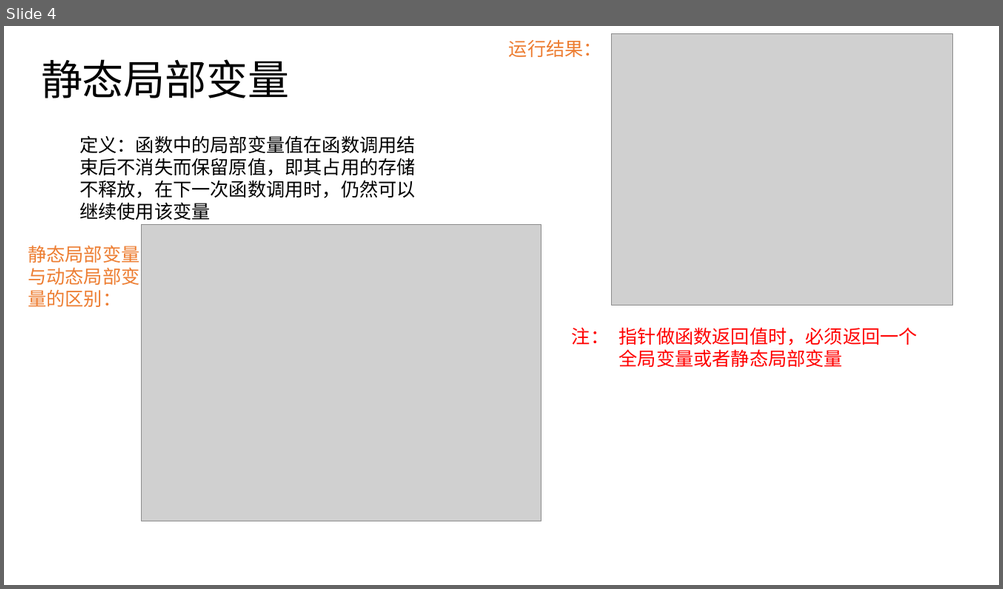
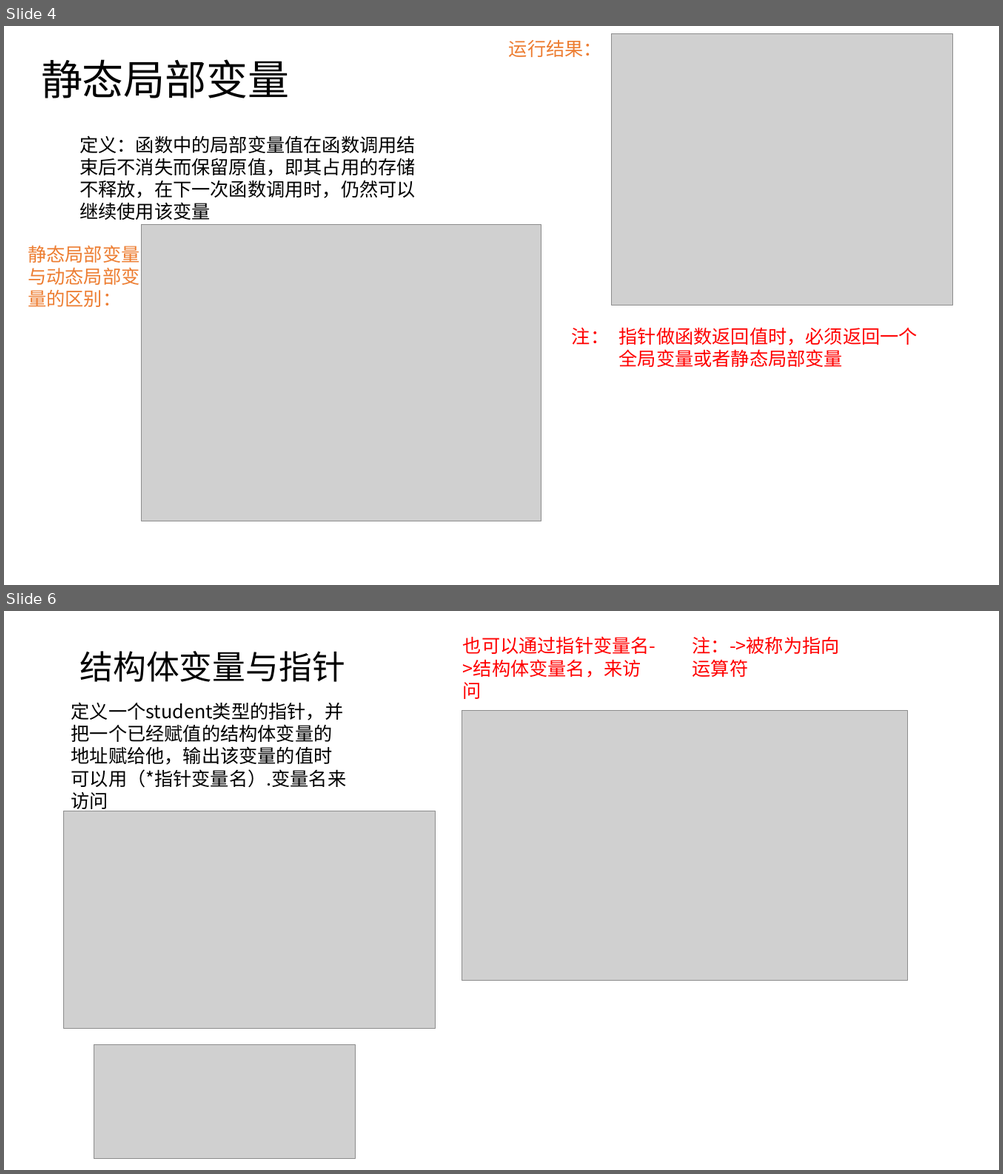
Before and after one commit to SSPUlearningteam1/ClanguagelearningPPT, a slide deck: 20181019-20181026-张雁君.pptx. Shown one above the other, each under a label of ours: slide 4 before the commit, slides 4 and 6 after it; the slides between them are not shown. The pictures are 1003x589 and 1003x1174 pixels, drawn with LibreOffice and Linux fonts; fonts in the diff are those of the drawing; grey boxes stand for pictures. Boxes give left, top, right and bottom in pixels: in the first picture for what was removed or moved away, otherwise in the second. Text is boxed around its words. In the diff, an @@ line names an element or a change of style, - is before the commit and + after.

```diff
--- a/20181019-20181026-张雁君.pptx
+++ b/20181019-20181026-张雁君.pptx
@@ slide 6 added at [4,611,999,1170], background #FFFFFF @@
@@ title added at [79,651,345,682], 32 pt, text #000000 @@
+结构体变量与指针
@@ text added at [463,636,656,699], 18 pt, text #FF0000 @@
+也可以通过指针变量名->结构体变量名，来访问
@@ text added at [692,636,839,677], 18 pt, text #FF0000 @@
+注：->被称为指向运算符
@@ text added at [71,702,347,812], 18 pt, text #000000 @@
+定义一个student类型的指针，并把一个已经赋值的结构体变量的地址赋给他，输出该变量的值时可以用（*指针变量名）.变量名来访问
@@ picture added at [462,711,908,981] @@
@@ picture added at [64,811,435,1028] @@
@@ picture added at [94,1045,355,1159] @@
```
Also in this commit, not shown: 1 other slide added.
